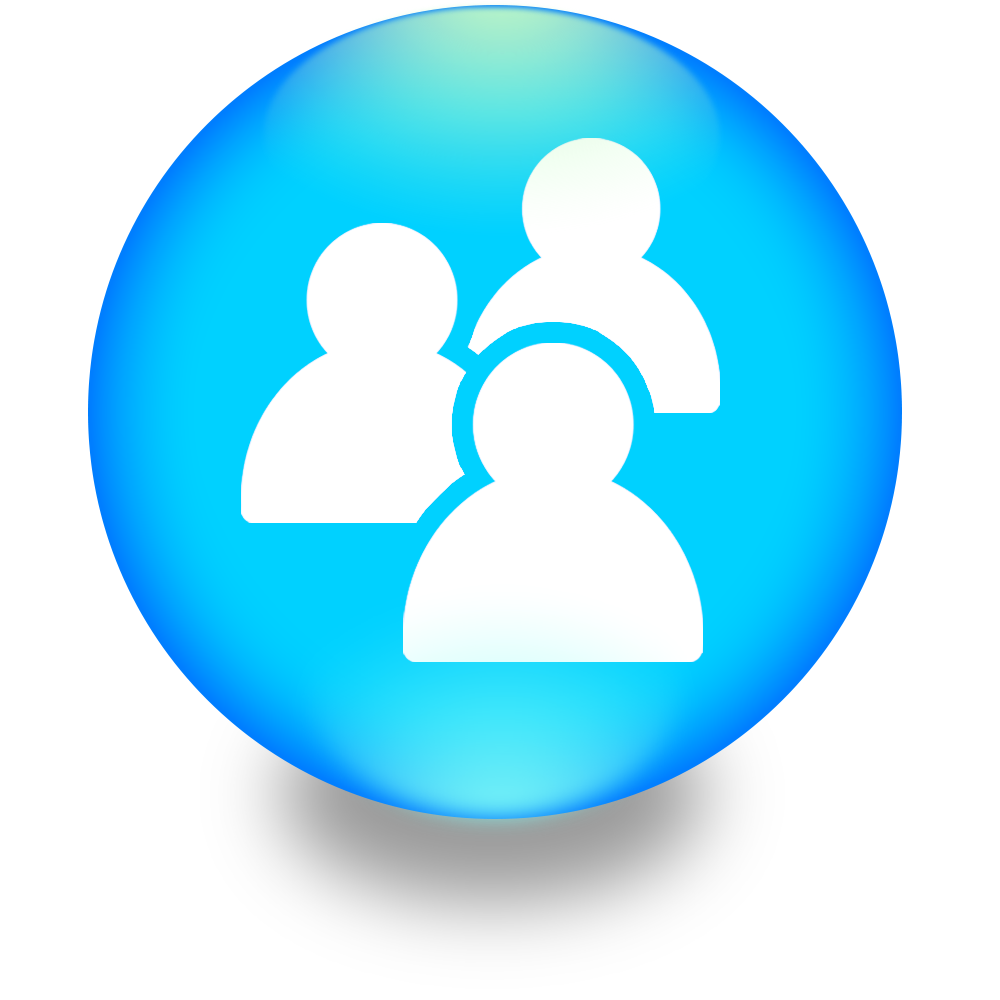
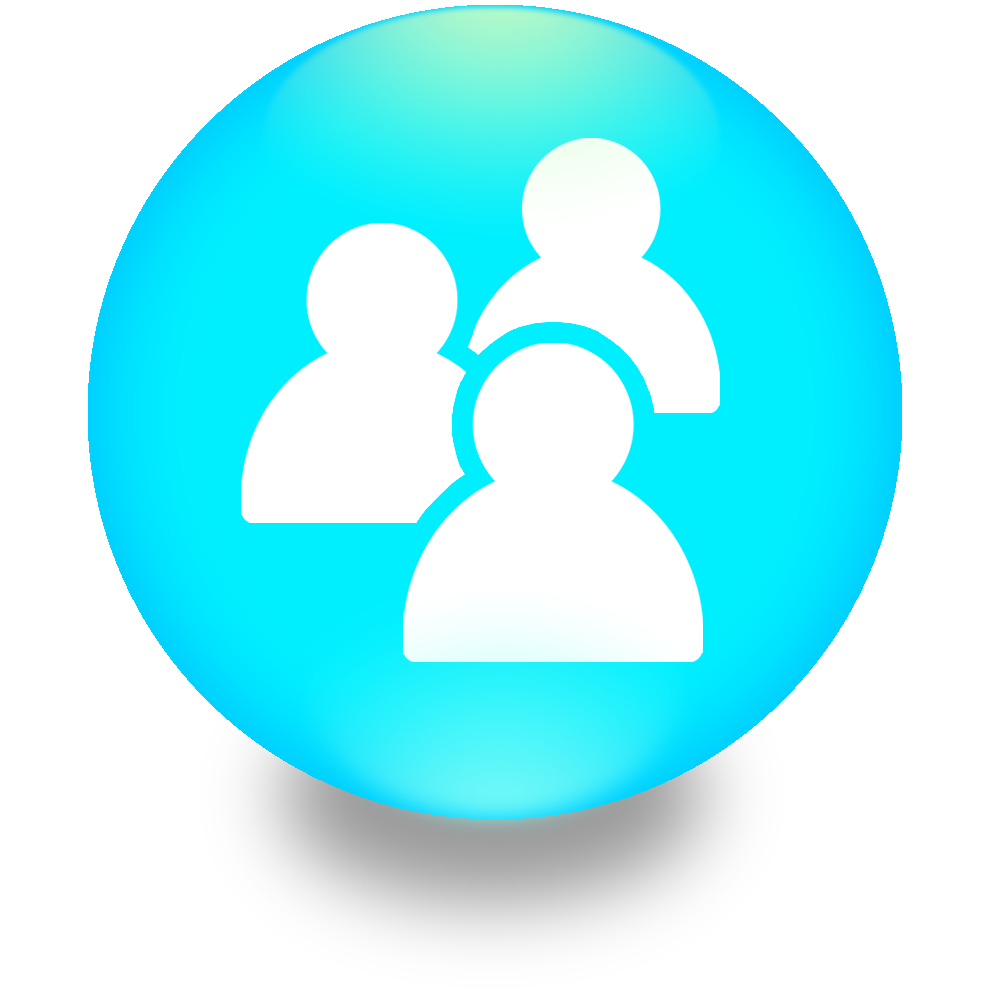
Layers edited between the first and the second 1000x1000 image:
painted on "Ellipse 1", unmasked it over [88, 5, 902, 819]
